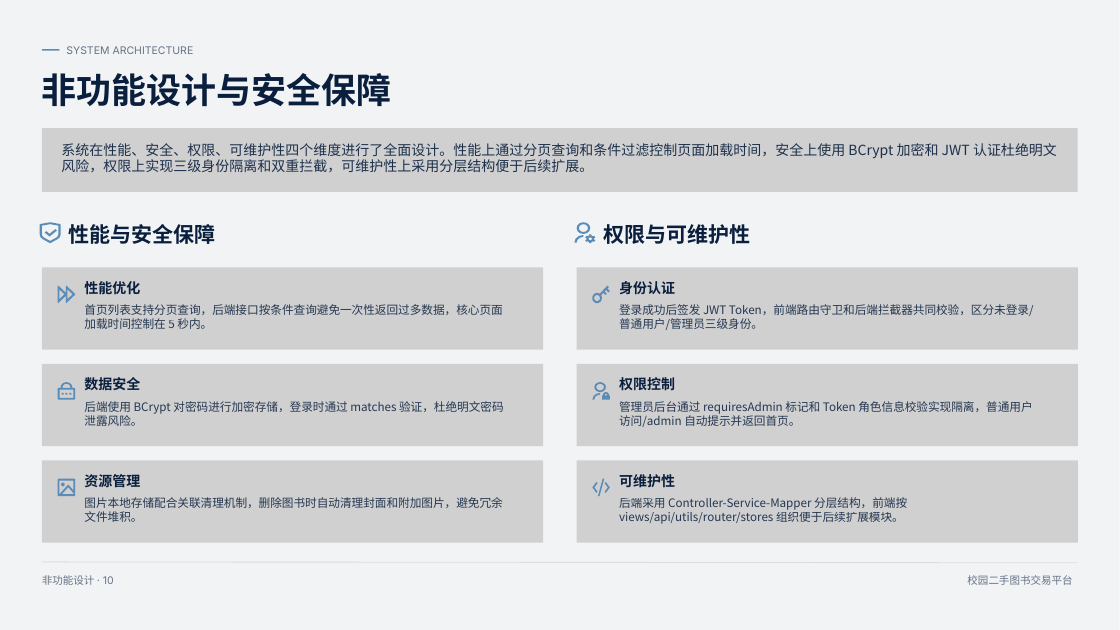
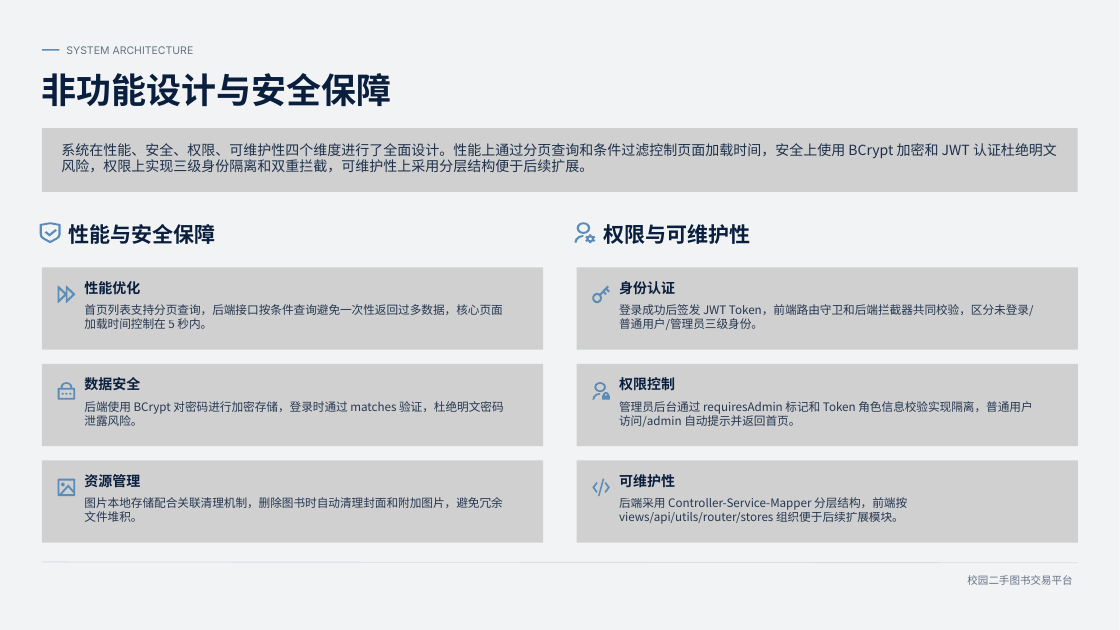
Before and after one commit to fonkin-red/campus-book-trade, a slide deck: slide 10 of docs/report/校园二手图书交易平台 - 项目结项答辩.pptx. Drawn at 1120x630 pixels with LibreOffice and Linux fonts; fonts in the diff are those of the drawing; grey boxes stand for pictures. Boxes give left, top, right and bottom in pixels: in the first picture for what was removed or moved away, otherwise in the second. Text is boxed around its words. In the diff, an @@ line names an element or a change of style, - is before the commit and + after.

```diff
--- a/docs/report/校园二手图书交易平台 - 项目结项答辩.pptx
+++ b/docs/report/校园二手图书交易平台 - 项目结项答辩.pptx
@@ text removed at (42, 575, 114, 585) @@
-非功能设计 · 10
```
Also in this commit, not shown: 8 other slides changed.
